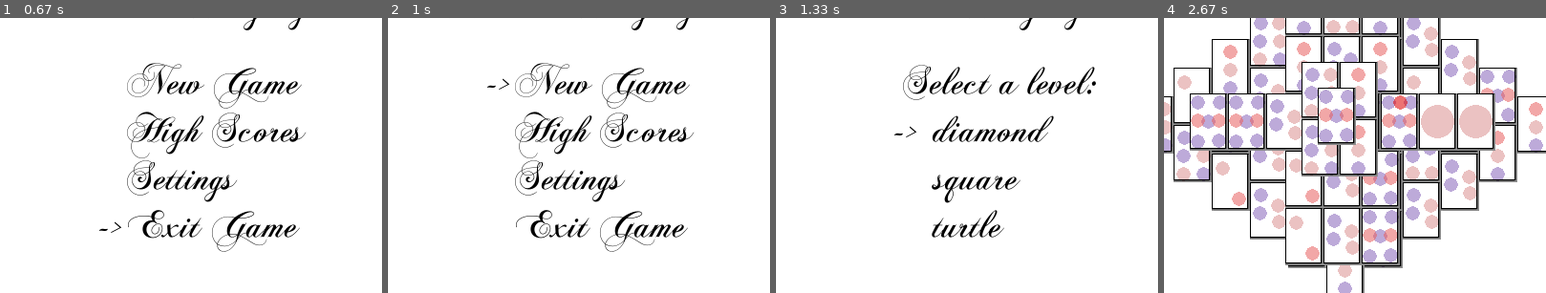
Above: before the commit, frames 1-4 (left to right).
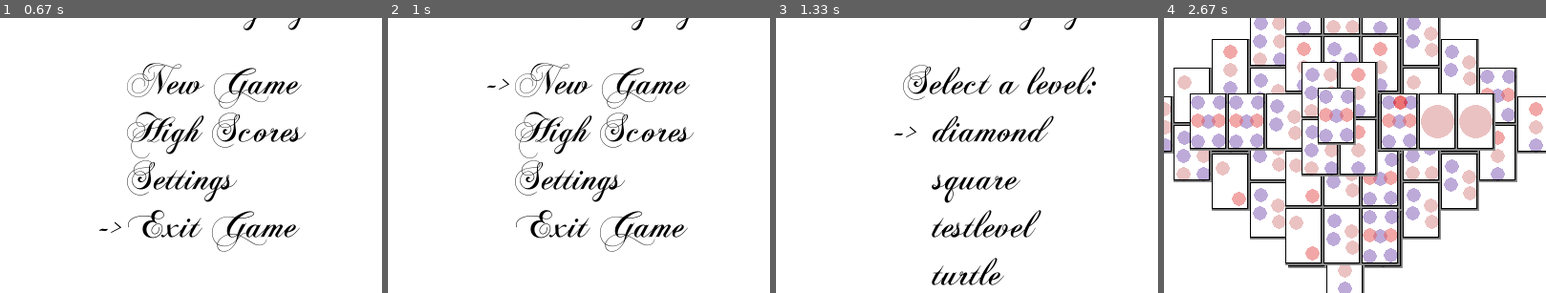
Above: after the commit, the same moments.

Repository: josephbleau/pygame-mahjong
Game: pygame game, started from run_game.py
Same seed, same stepped clock (60 frames per second), same inputs: the game is played once before the commit and once after it. The source is Python 2; it was converted automatically to run under Python 3.
Inputs (mouse positions are % of the whole screen's width and height, from its top left):
- Up to frame 1 (0.67 s): hold Up from 0.33 s (still down); move the mouse to (46, 53) at 0.37 s
- Up to frame 2 (1 s): release Up at 0.8 s; hold Down from 0.88 s (still down)
- Up to frame 3 (1.33 s): release Down at 1.18 s; tap Enter at 1.22 s
- Up to frame 4 (2.67 s): hold Up 1.55-1.92 s; hold Down 1.95-2.32 s; tap Enter at 2.35 s
The pictures show only the part of the screen within x 31-81%, y 24-74%; the shares and areas given below are measured in that part.

Frames 1-2 are identical in both runs. In frame 3, 1.6% of the frame differs, in the area x 40-70%, y 69-98%; in frame 4, nothing differs.

Commit message:
added --nosound flag

Diff:
--- a/editor.py
+++ b/editor.py
@@ -8,8 +8,8 @@
 from game import *
 
 class Editor(Game):
-  def __init__(self):
-    Game.__init__(self,editor=True)
+  def __init__(self,sound=True):
+    Game.__init__(self,editor=True, sound=sound)
     self.cursor_tile = Tile(1,0,0,1)
 
   def save_level(self):
--- a/game.py
+++ b/game.py
@@ -50,7 +50,7 @@
   return []
 
 class Game:
-  def __init__(self, editor=False):
+  def __init__(self, editor=False, sound=True):
     if editor:
       self.state = 'playing'
     else:
@@ -59,10 +59,12 @@
     self.selected = None
     self.time_started = localtime()
     self.m_selector = 0 # menu selector
+    self.sound = sound
 
     # Background Music
-    pygame.mixer.music.load('res/bg.mp3')
-    pygame.mixer.music.play(loops=-1)
+    if self.sound:
+      pygame.mixer.music.load('res/bg.mp3')
+      pygame.mixer.music.play(loops=-1)
 
     # Font
     self.fontpath = os.path.abspath('res/ChopinScript.otf')
--- /dev/null
+++ b/levels/testlevel.txt
@@ -0,0 +1 @@
+(1,300,270,1)(1,340,270,1)
--- a/run_game.py
+++ b/run_game.py
@@ -15,14 +15,22 @@
   pygame.display.set_caption("Vanessa's Mahjong, v0.0")
 
   editor = False
-  game = Game()
+  sound_on  = True
 
-  if len(sys.argv) == 3 and sys.argv[1] == '--editor':
+  if len(sys.argv) > 2 and '--editor' in sys.argv:
     editor = True
     pygame.mouse.set_visible(False)
-    game = Editor()
-    game.filename = sys.argv[2]
-    game.tiles = load_level(sys.argv[2])
+
+    i = sys.argv.index('--editor')
+  if '--nosound' in sys.argv:
+    sound_on = False
+
+  if editor:
+    game = Editor(sound=sound_on)
+    game.filename = sys.argv[i+1]
+    game.tiles = load_level(sys.argv[i+1])
+  else:
+    game = Game(sound=sound_on)
 
   while 1:
     if game.state == 'next_level':
Not shown, changed: editor.pyc
Not shown, changed: game.pyc
